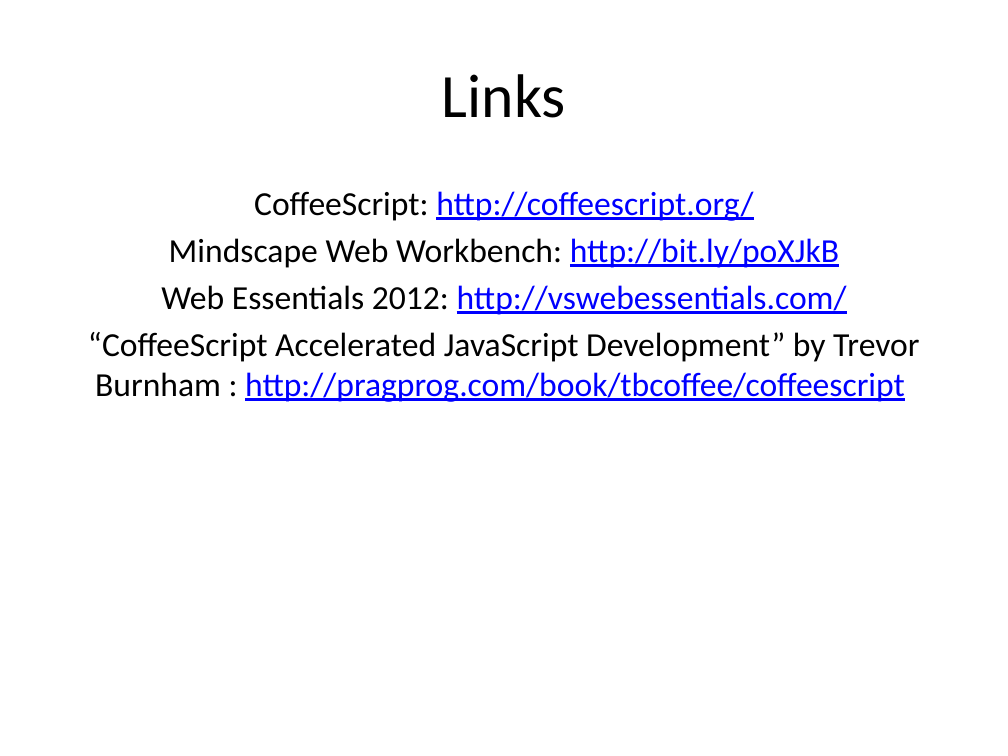
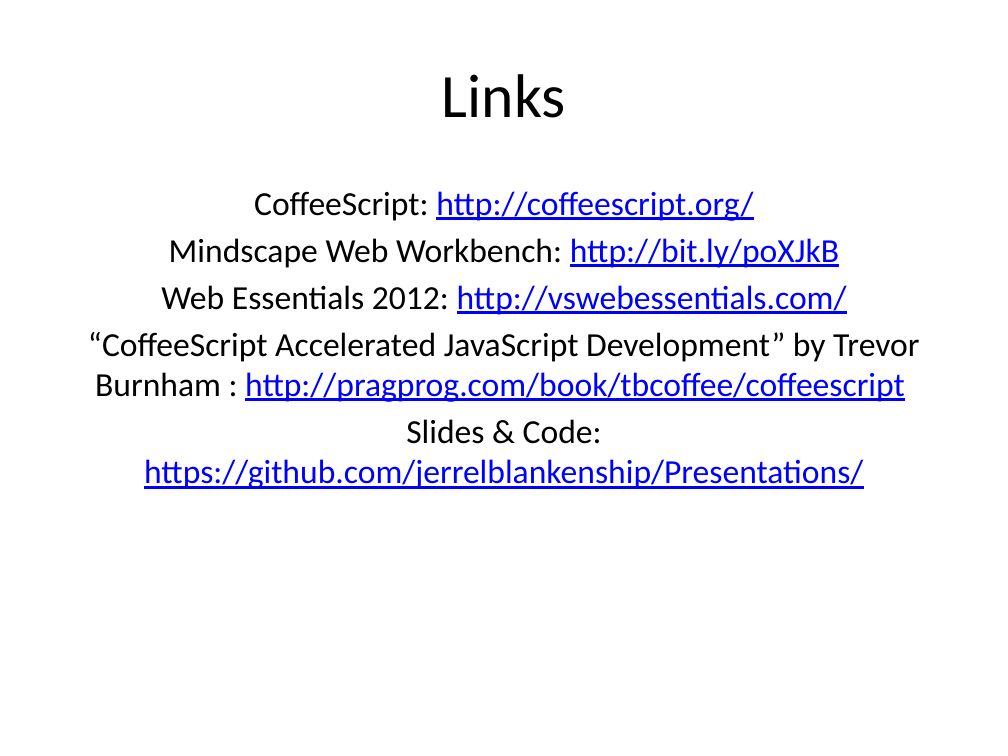
Before and after one commit to jerrelblankenship/Presentations, a slide deck: slide 10 of HavingYourCoffee/Having_Your_Coffee.pptx. Drawn at 1008x756 pixels with LibreOffice and Linux fonts; fonts in the diff are those of the drawing. Boxes give left, top, right and bottom in pixels: in the first picture for what was removed or moved away, otherwise in the second. Text is boxed around its words. In the diff, an @@ line names an element or a change of style, - is before the commit and + after.

Commit message:
Added a link to the github repo

```diff
--- a/HavingYourCoffee/Having_Your_Coffee.pptx
+++ b/HavingYourCoffee/Having_Your_Coffee.pptx
@@ text at bbox=[144, 419, 863, 489]: paragraph added @@
+Slides & Code: https://github.com/jerrelblankenship/Presentations/
```
